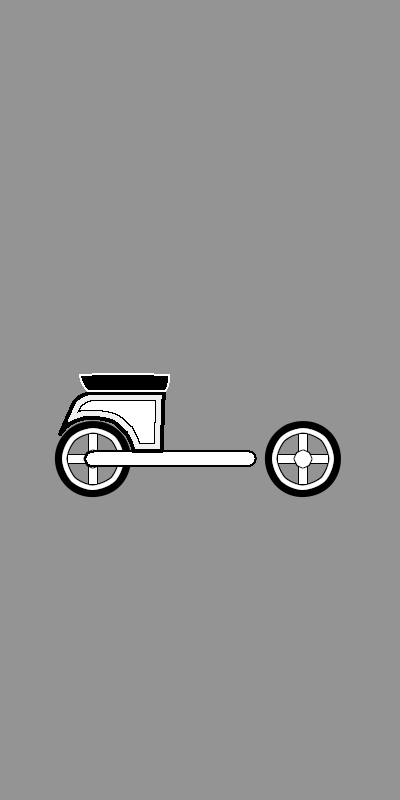
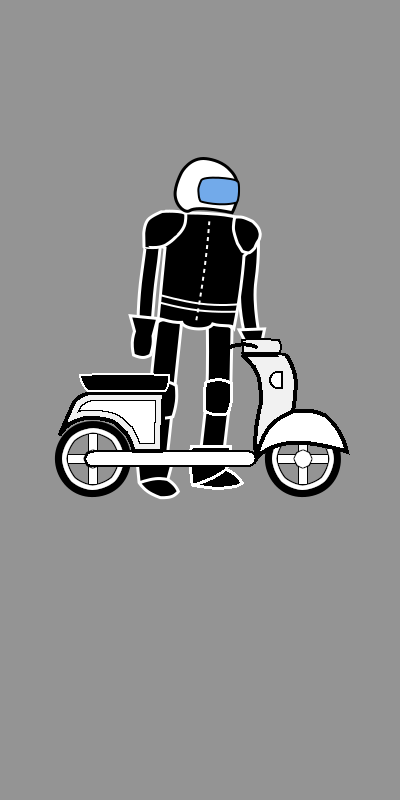
Before/after of a 400px x 800px layered artwork. What changed in the layer stack:
added layer "moped_front_panel_light" in group "moped" over [269, 371, 283, 389]
added layer "moped_front_panel_control_handles" in group "moped" over [224, 342, 258, 351]
added layer "moped_front_panel_control" in group "moped" over [241, 338, 282, 354]
added layer "moped_front_panel" in group "moped" over [241, 353, 350, 464]
showed group "rebel" (46 layers) over [128, 157, 267, 500]
painted on "right_boot_outline" over [189, 445, 244, 490]
painted on "right_boot_fill" over [190, 446, 243, 490]
painted on "right_knee_pad_outline" over [202, 378, 233, 422]
painted on "right_knee_pad_fill" over [204, 379, 232, 420]
